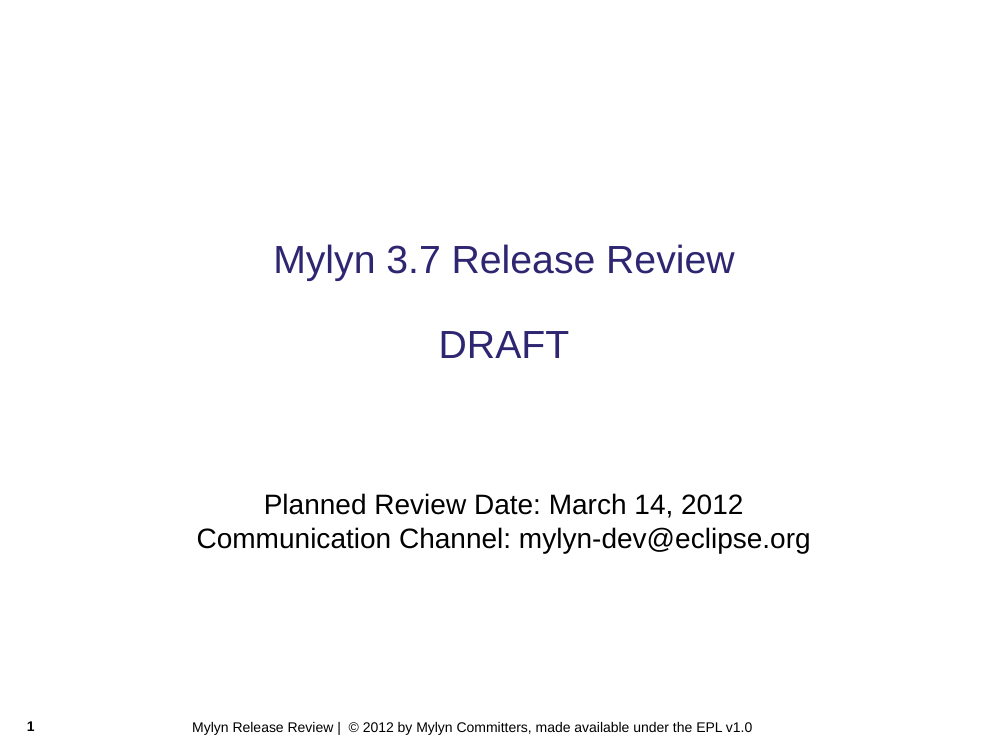
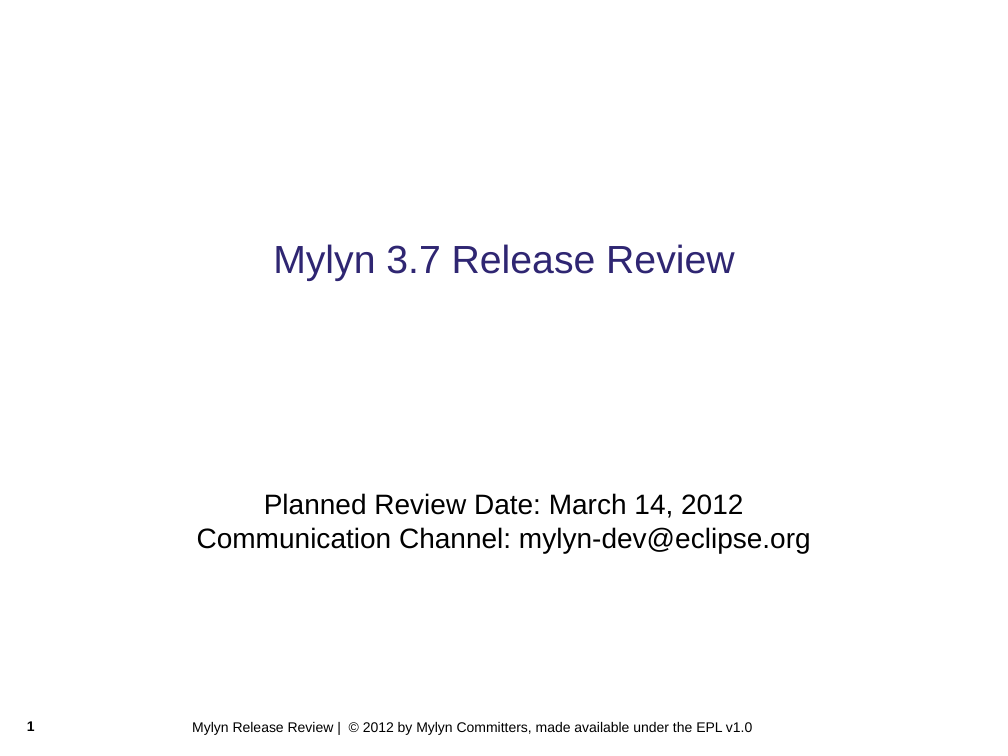
Before and after one commit to eclipse-mylyn/mylyn-website, a slide deck: slide 1 of publications/2012-03-mylyn-3.7-release-review.ppt. Drawn at 1008x756 pixels with LibreOffice and Linux fonts; fonts in the diff are those of the drawing; background and template pictures are left out. Boxes give left, top, right and bottom in pixels: in the first picture for what was removed or moved away, otherwise in the second. Text is boxed around its words. In the diff, an @@ line names an element or a change of style, - is before the commit and + after.

Commit message:
RESOLVED - bug 372578: prepare slides for 3.7 release review https://bugs.eclipse.org/bugs/show_bug.cgi?id=372578

```diff
--- a/publications/2012-03-mylyn-3.7-release-review.ppt
+++ b/publications/2012-03-mylyn-3.7-release-review.ppt
@@ text at [439, 331, 569, 358]: paragraph removed @@
-DRAFT
```
Also in this commit, not shown: 1 other file.
